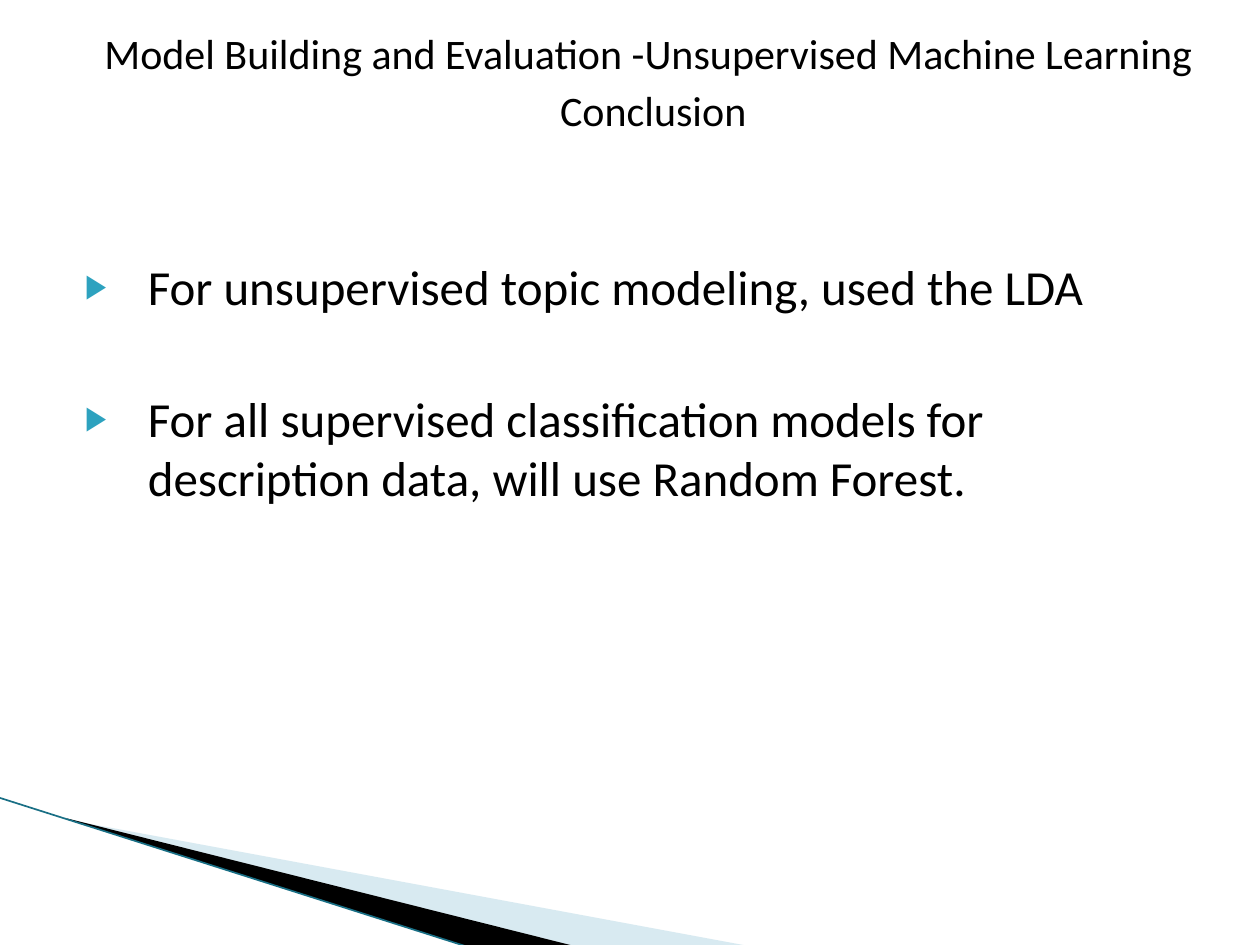
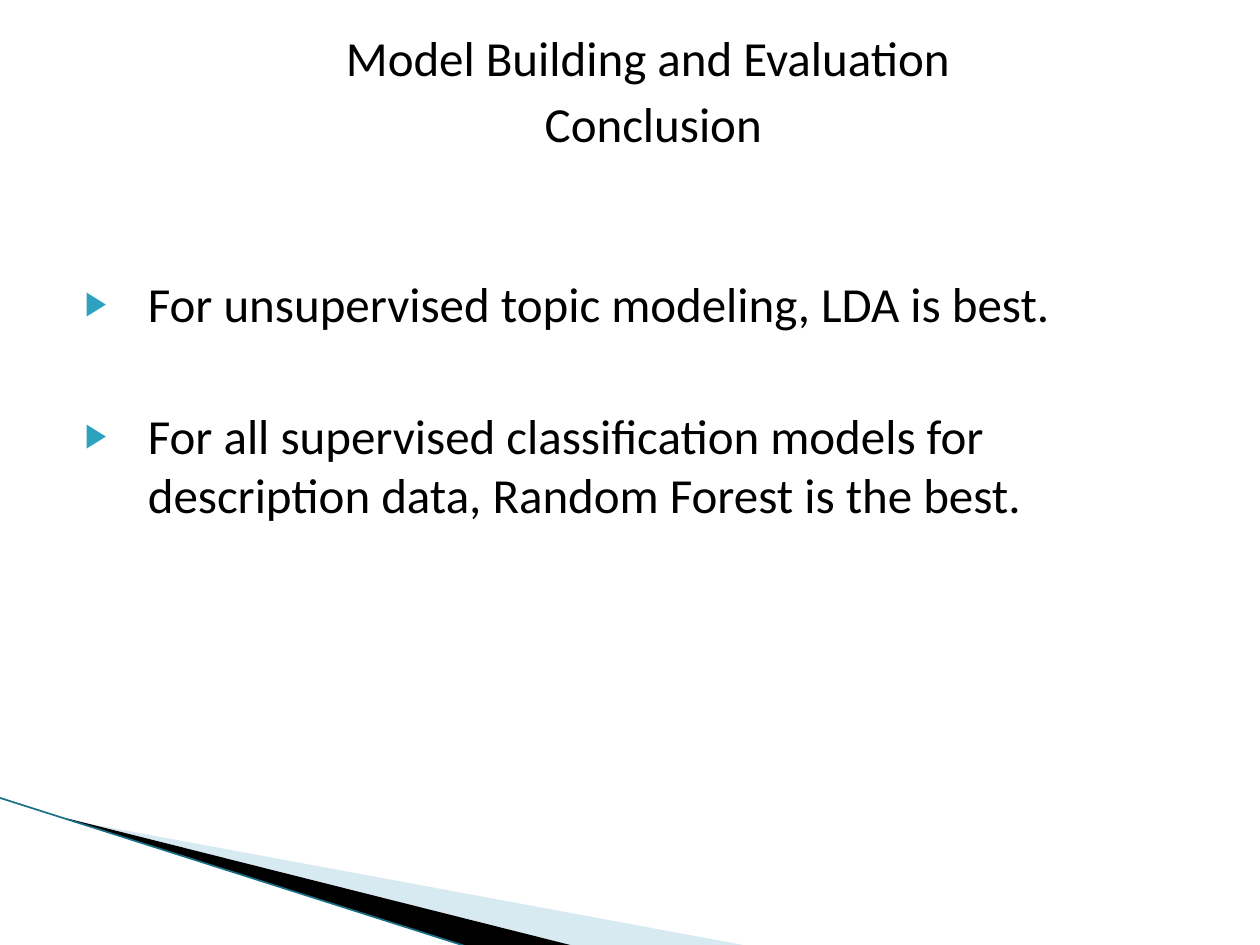
Before and after one commit to dmrod01/Capstone, a slide deck: slide 46 of Final Analysis - Data Capstone Project - Data Breaches.pptx. Drawn at 1260x945 pixels with LibreOffice and Linux fonts; fonts in the diff are those of the drawing; background and template pictures are left out. Boxes give left, top, right and bottom in pixels: in the first picture for what was removed or moved away, otherwise in the second. Text is boxed around its words. In the diff, an @@ line names an element or a change of style, - is before the commit and + after.

```diff
--- a/Final Analysis - Data Capstone Project - Data Breaches.pptx
+++ b/Final Analysis - Data Capstone Project - Data Breaches.pptx
@@ text at <box>346,42,949,85</box>: text changed; size 24 to 28 pt @@
-Model Building and Evaluation -Unsupervised Machine Learning
+Model Building and Evaluation
@@ text at <box>545,108,762,143</box>: size 24 to 28 pt in "Conclusion" @@
@@ text at <box>148,288,1049,521</box>: text changed @@
-▶ For unsupervised topic modeling, used the LDA
-▶ For all supervised classification models for description data, will use Random Forest.
+▶ For unsupervised topic modeling, LDA is best.
+▶ For all supervised classification models for description data, Random Forest is the best.
```
Also in this commit, not shown: 23 slides added, 2 other files.
